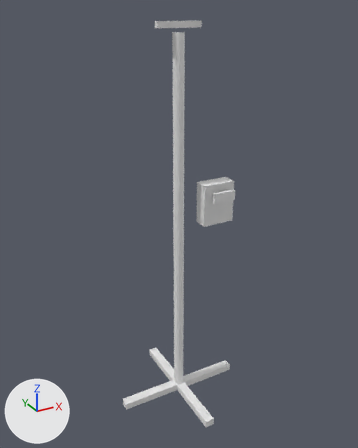
A saved change to the glTF model apps/ui-xr/public/xr-assets/medical-equipment/iv-pole-with-pump.glb.
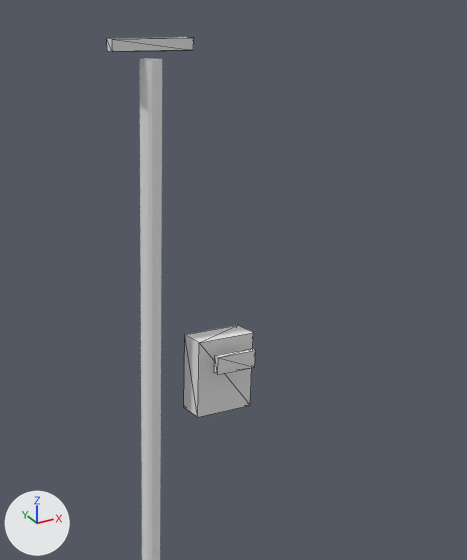
There are two pictures of each version: one whole from a 50 mm lens placed at (-1.028, -1.872, 1.947), pointed at (0.009, 0.013, 1.004), one close up on the part from 27% to 98% of the width and 0% to 68% of the height. Lighting does not change. The marker at lower left points along +X, +Y and +Z. The older version's two pictures come first. The close-ups show mesh edges as thin lines.

The first close-up shows 'iv_bag_hook', 'iv_infusion_pump', 'iv_pole_with_pump', 'pump_status_screen'.
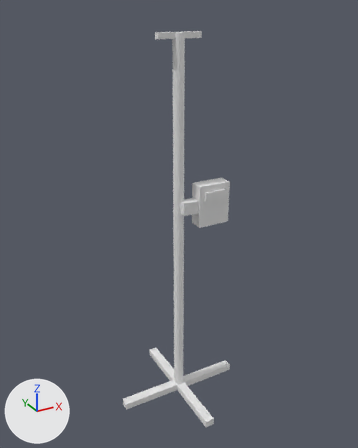
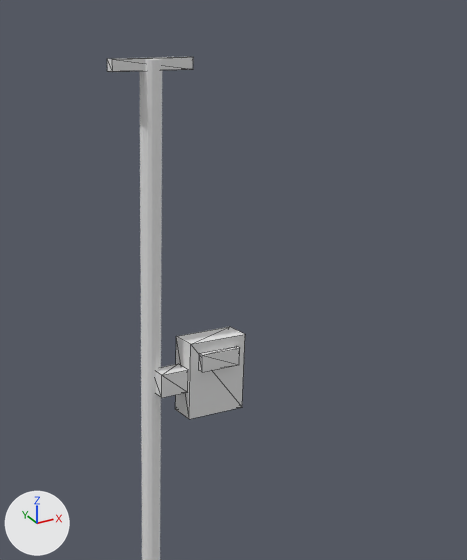
Commit message: Mount the IV pump on its pole at the generator

The change, as a diff of the scene's bpy script:
```diff
--- a/apps/ui-xr/public/xr-assets/medical-equipment/iv-pole-with-pump.glb.py
+++ b/apps/ui-xr/public/xr-assets/medical-equipment/iv-pole-with-pump.glb.py
@@ ob_iv_infusion_pump @@
 ob_iv_infusion_pump = bpy.data.objects.new('iv_infusion_pump', me_cube_005)
-ob_iv_infusion_pump.location = (0.18, -0.03, 1.1)
+ob_iv_infusion_pump.location = (0.155, -0.03, 1.1)
 ob_iv_infusion_pump.scale = (0.16, 0.07, 0.2)
@@ ob_pump_status_screen @@
 ob_pump_status_screen = bpy.data.objects.new('pump_status_screen', me_cube_005)
-ob_pump_status_screen.location = (0.18, -0.105, 1.15)
+ob_pump_status_screen.location = (0.155, -0.072, 1.15)
 ob_pump_status_screen.scale = (0.11, 0.015, 0.045)
@@ ob_iv_bag_hook @@
 ob_iv_bag_hook = bpy.data.objects.new('iv_bag_hook', me_cube_005)
-ob_iv_bag_hook.location = (0.0, 0.0, 1.88)
+ob_iv_bag_hook.location = (0.0, 0.0, 1.84)
 ob_iv_bag_hook.scale = (0.2, 0.025, 0.025)
@@ ob_iv_pump_pole_clamp @@
+ob_iv_pump_pole_clamp = bpy.data.objects.new('iv_pump_pole_clamp', me_cube_005)
+ob_iv_pump_pole_clamp.location = (0.037, -0.03, 1.1)
+ob_iv_pump_pole_clamp.scale = (0.075, 0.05, 0.06)
```

Where the change shows, as pixel boxes (x1, y1, x2, y2) in the close-ups (467 x 560 px):
'iv_infusion_pump', moved: before (184, 325, 253, 417); after (175, 327, 245, 419)
'iv_bag_hook', moved: before (107, 37, 194, 52); after (107, 57, 193, 72)
'pump_status_screen', moved: before (214, 349, 255, 375); after (199, 346, 240, 372)
'iv_pump_pole_clamp', added: after (156, 364, 188, 398)
